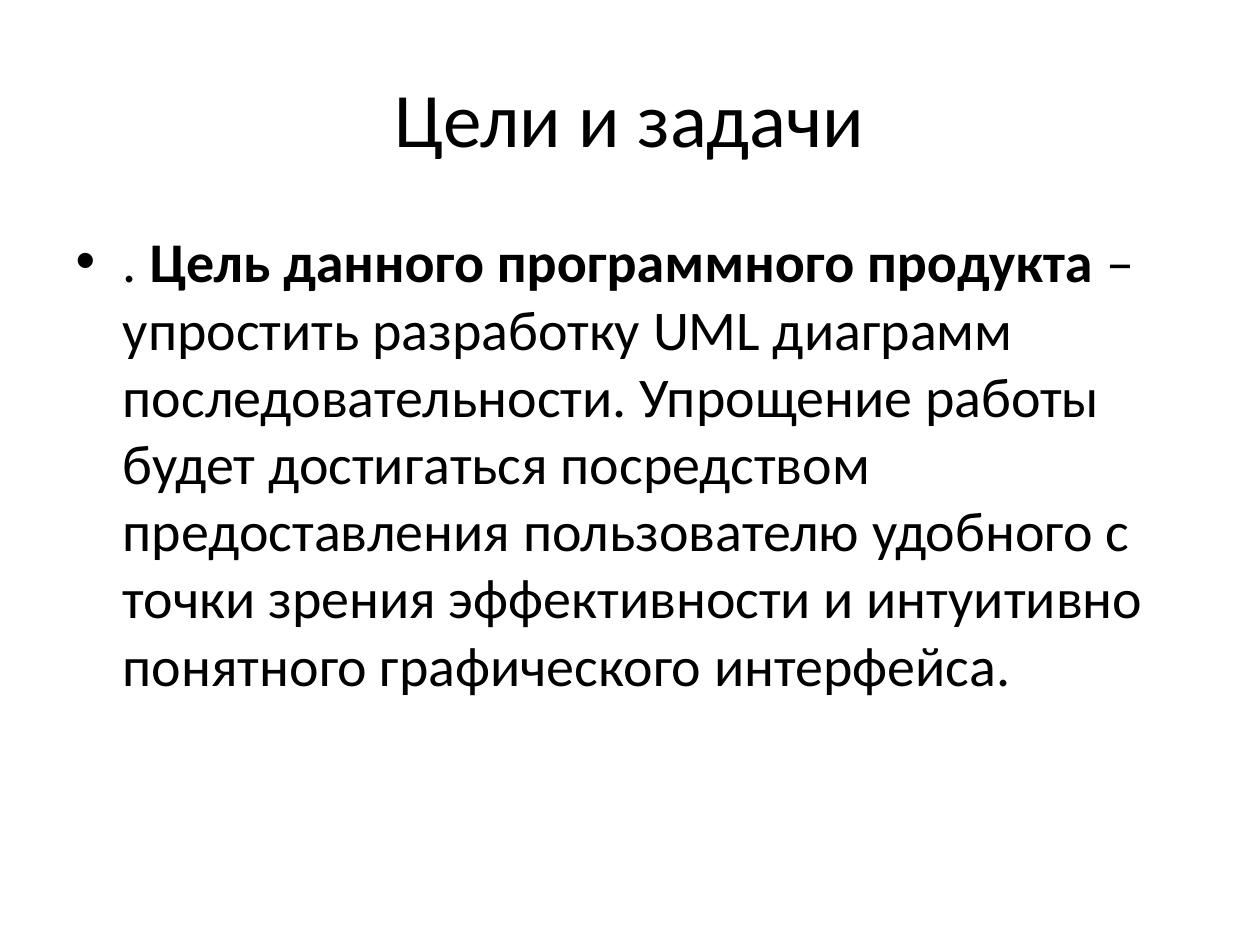
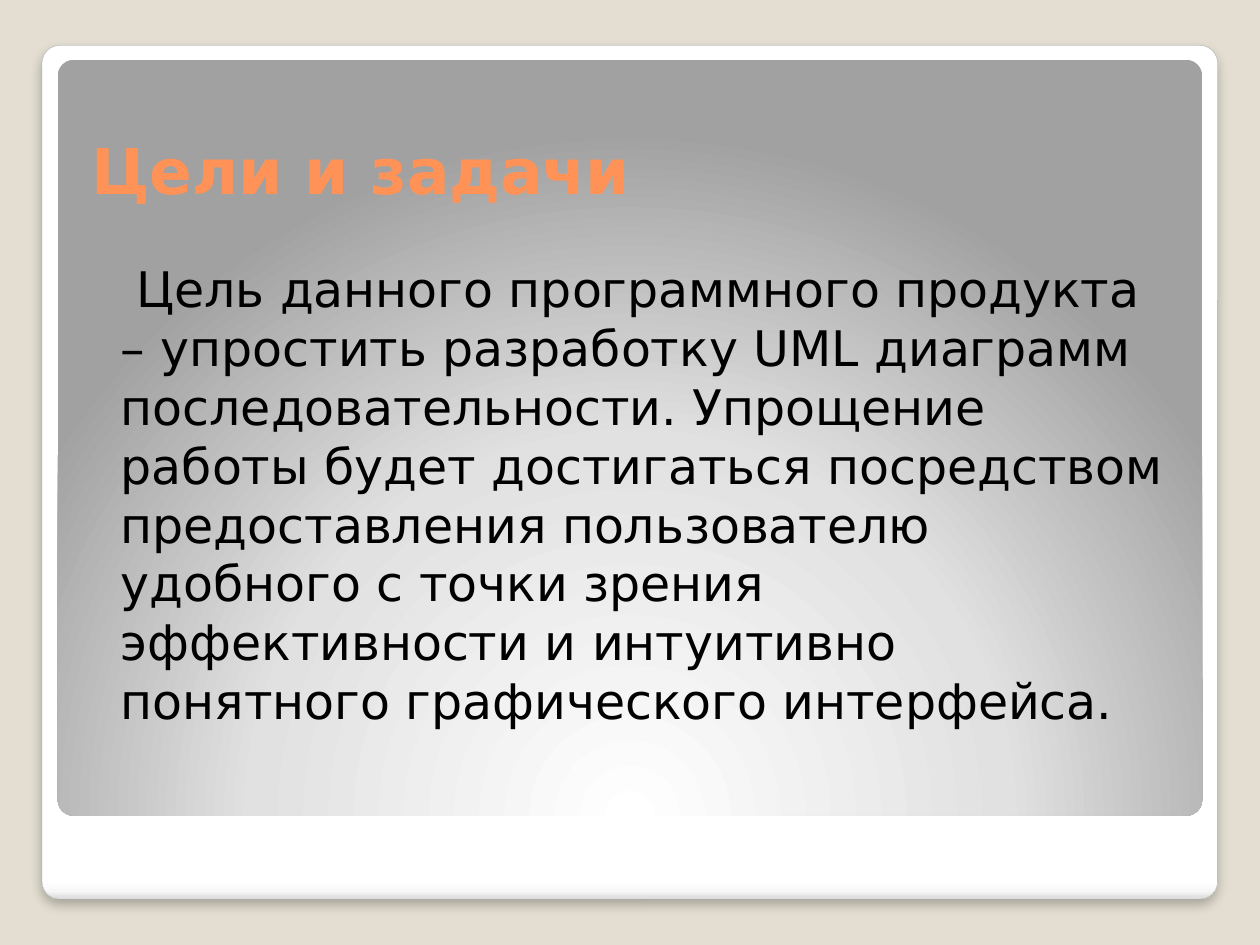
Before and after one commit to ARyaskov/SmilingMoose, a slide deck: slide 2 of Docs/ПрезентацияSumleditor.pptx. Drawn at 1260x945 pixels with LibreOffice and Linux fonts; fonts in the diff are those of the drawing. Boxes give left, top, right and bottom in pixels: in the first picture for what was removed or moved away, otherwise in the second. Text is boxed around its words. In the diff, an @@ line names an element or a change of style, - is before the commit and + after.

```diff
--- a/Docs/ПрезентацияSumleditor.pptx
+++ b/Docs/ПрезентацияSumleditor.pptx
@@ background #FFFFFF to #E3DED1 @@
@@ rounded rectangle added at [42,45,1217,900], fill gradient #FFFFFF to #F7F7F7 to #DADADA, outline #A4A4A4 0.16 pt @@
@@ rounded rectangle added at [58,59,1202,815], fill gradient #FFFFFF to #E1E1E1 to #A2A2A2 @@
@@ title removed at [395,97,865,160] @@
-Цели и задачи
@@ text at [121,271,1163,730]: text changed; size 32 to 28 pt; font Calibri to DejaVu Sans @@
-• . Цель данного программного продукта – упростить разработку UML диаграмм последовательности. Упрощение работы будет достигаться посредством предоставления пользователю удобного с точки зрения эффективности и интуитивно понятного графического интерфейса.
+Цель данного программного продукта – упростить разработку UML диаграмм последовательности. Упрощение работы будет достигаться посредством предоставления пользователю удобного с точки зрения эффективности и интуитивно понятного графического интерфейса.
```
Also in this commit, not shown: 6 other slides changed, 8 slides added, 7 slides removed.
